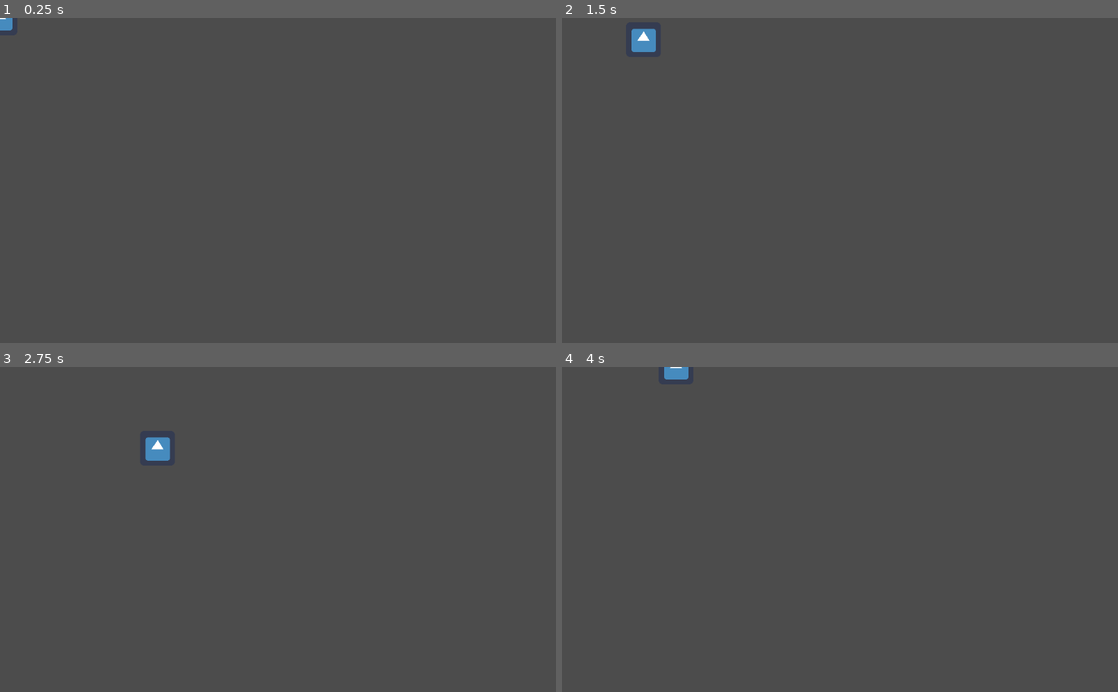
Above: before the commit, frames 1-4 (two rows, left to right).
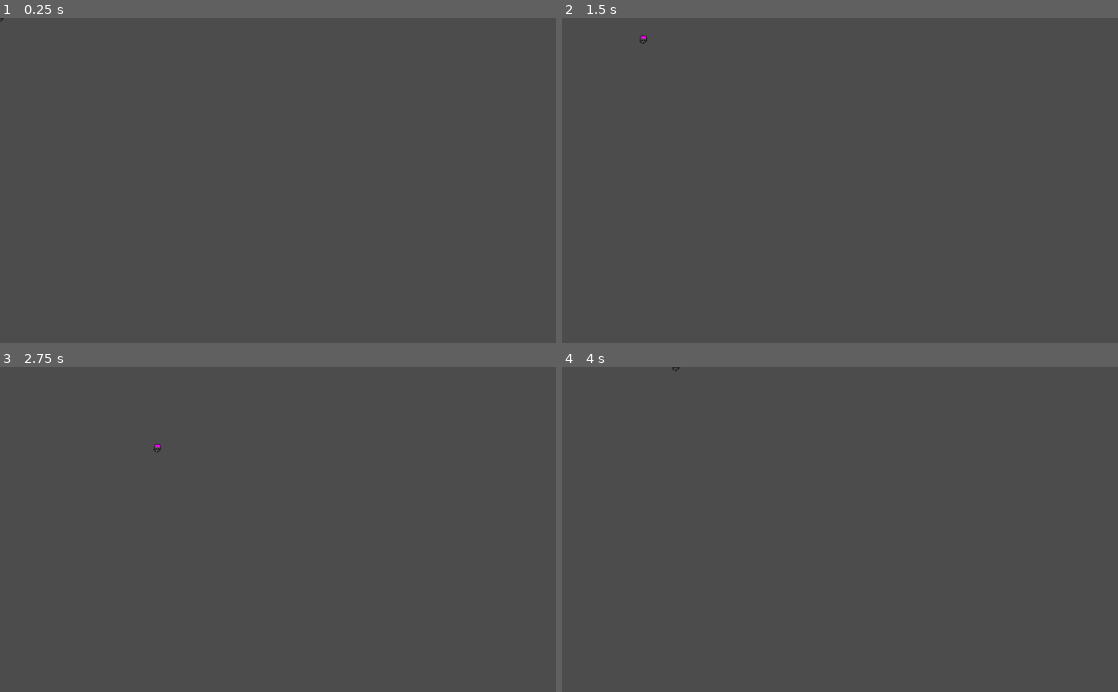
Above: after the commit, the same moments.

Repository: CheersLoveDani/top-down-shooter
Game: Godot game, scene res://Scenes/main.tscn
Same seed, same stepped clock (60 frames per second), same inputs: the game is played once before the commit and once after it. The engine's default icon, where the game draws it, is replaced by a stand-in: a white triangle on a blue panel in a dark square.
Inputs:
- Up to frame 1 (0.25 s): no input
- Up to frame 2 (1.5 s): tap Enter at 0.5 s; hold Right (right) 0.53-1.28 s; hold Down (down) from 1.28 s (still down)
- Up to frame 3 (2.75 s): release Down (down) at 2.03 s; hold Right (right) from 2.03 s (still down)
- Up to frame 4 (4 s): release Right (right) at 2.78 s; hold W (up) 2.78-3.53 s; hold A (left) from 3.53 s (still down)

The runs differ from the first frame. In frame 1, less than 0.1% of the frame differs, in the area x 0-3%, y 0-4%; in frame 2, 0.3%; in frame 3, 0.3%, in the area x 26-31%, y 21-29%; in frame 4, 0.2%.

Commit message:
added John Sprite

Diff:
--- a/Scenes/main.tscn
+++ b/Scenes/main.tscn
@@ -1,10 +1,10 @@
 [gd_scene load_steps=4 format=2]
 
-[ext_resource path="res://icon.png" type="Texture" id=1]
+[ext_resource path="res://Sprites/John Sprite.png" type="Texture" id=1]
 [ext_resource path="res://Scenes/KinematicBody2D.gd" type="Script" id=2]
 
 [sub_resource type="RectangleShape2D" id=1]
-extents = Vector2( 30, 30 )
+extents = Vector2( 8, 8 )
 
 [node name="main2D" type="Node2D"]
 
@@ -13,7 +13,7 @@
 
 [node name="Sprite" type="Sprite" parent="KinematicBody2D"]
 texture = ExtResource( 1 )
-region_rect = Rect2( 30, 30, 0, 0 )
+region_rect = Rect2( 16, 16, 0, 0 )
 
 [node name="CollisionShape2D" type="CollisionShape2D" parent="KinematicBody2D"]
 shape = SubResource( 1 )
Binary file added: Sprites/John Sprite.png
Not shown, added: Sprites/John Sprite.png.import
